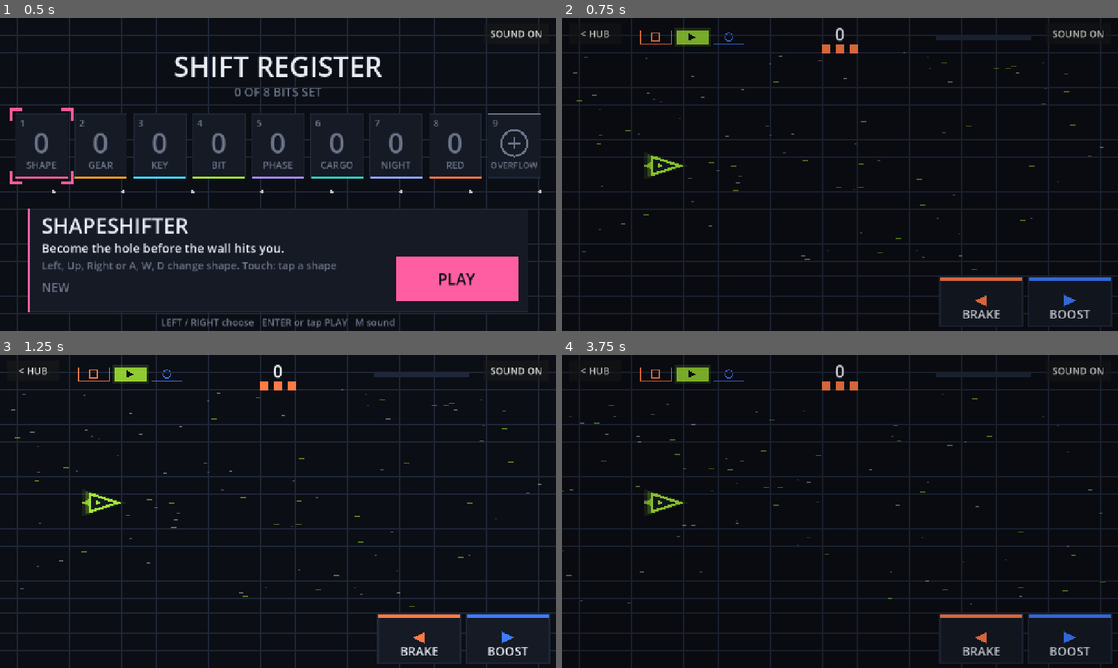
Above: before the commit, frames 1-4 (two rows, left to right).
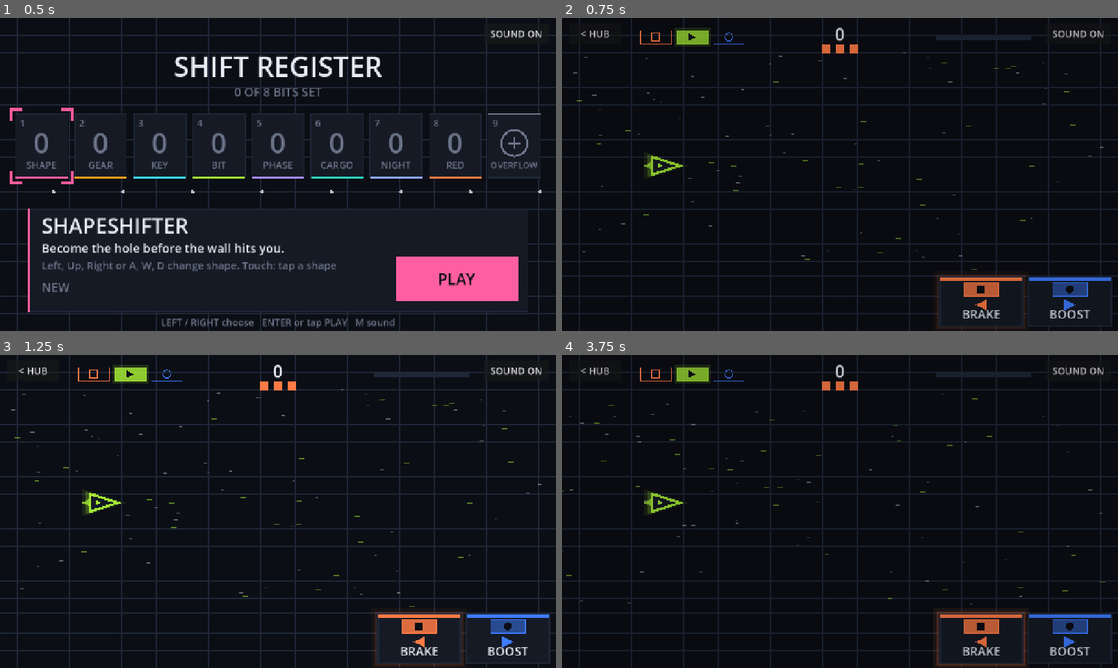
Above: after the commit, the same moments.

Repository: iladin/game-off-2026
Game: Godot game, scene res://main.tscn
Two runs of this game, one before a commit and one after it. Both use one fixed random seed, a clock stepped at 60 frames per second and the inputs below.
Inputs (mouse positions are in pixels of both pictures, inside the frame that each line leads up to):
- Up to frame 1 (0.5 s): no input
- Up to frame 2 (0.75 s): tap Enter (ui_accept) at 0.5 s; move the mouse to (962, 158) at 0.52 s; hold Right (ui_right) from 0.53 s (still down); tap Space at 0.6 s; click (962, 158) at 0.67 s
- Up to frame 3 (1.25 s): keep holding Right (ui_right); tap Enter (ui_accept) at 0.77 s
- Up to frame 4 (3.75 s): release Right (ui_right) at 1.25 s; click "< HUB" at 1.25 s; click "SOUND ON" at 2 s; click "SOUND OFF" at 2.75 s; tap Enter (ui_accept) at 3.5 s; drag from (728, 527) to (812, 574) at 3.52 s

Frame 1 is identical in both runs. In frame 2, 1.0% of the frame differs, in the area x 67-95%, y 82-100%; in frame 3, 1.0%; in frame 4, 1.0%.

Commit message:
Red Shift: pads teach BRAKE = ember, BOOST = blue in the first seconds (T-0070)
New pure Rules.teach_pad(r, band, tgt_band): while the ship is lime it cues
BRAKE from r 0 until the first ember enemy (RED_AT, 10 s) and BOOST in the
5 s before BLUE_AT; otherwise it keeps the old target-based hint; off once
hints end (r >= 30). The cued pad gets the existing 3 Hz pulse and glow.
Each pad now carries an 80x32 hue chip filled with the colour you would
become, with that band's shape (square ember, circle blue); dim when dead.
Selftest: three teach_pad assertions. Visual/teaching only; no rule, key or
touch changes.

accept (QA verify R0020, PASS):
- matching pad glows before the first non-lime enemy: PASS (start.png and
  play-300.png BRAKE halo; idle-1058/1064 BOOST halo before blue)
- hue chips >= 28 px tall: PASS (32 px, Rect2(cx-40, 608, 80, 32))
- start/play-300 shots show the cue: PASS
- check.sh redshift: PASS (Producer and QA re-ran)

Studio run R0020.

Co-Authored-By: Claude Opus 5.5 <noreply@anthropic.com>
Claude-Session: https://claude.ai/code/session_016YmgZiZS8eR9bfVbBEMtQy

Diff:
--- a/games/redshift/redshift_draw.gd
+++ b/games/redshift/redshift_draw.gd
@@ -137,9 +137,7 @@
 	var s: R.Run = g.run
 	ci.draw_line(Vector2(0, 594), Vector2(1280, 594), TRACE, 2.0)
 	var tgt := Bot.target(s)
-	var hint := 0
-	if tgt != null and R.hints_on(g.r):
-		hint = signi(tgt.band - s.band)
+	var hint := R.teach_pad(g.r, s.band, tgt.band if tgt != null else -1)
 	for i in 2:
 		var rc: Rect2 = R.BRAKE_RECT if i == 0 else R.BOOST_RECT
 		var nb := s.band - 1 if i == 0 else s.band + 1
@@ -157,7 +155,12 @@
 		ci.draw_rect(Rect2(rc.position, Vector2(rc.size.x, 6)), col)
 		var cx := rc.get_center().x
 		var d := -1.0 if i == 0 else 1.0
-		ci.draw_colored_polygon(PackedVector2Array([Vector2(cx + d * 14, 650), Vector2(cx - d * 14, 636), Vector2(cx - d * 14, 664)]), col)
+		var chip := Rect2(cx - 40, 608, 80, 32)  # hue chip: the colour and shape you become
+		ci.draw_rect(chip, a(col, 0.85 if want else 0.5))
+		ci.draw_rect(chip, col, false, 2.0)
+		if not dead:
+			emblem(ci, nb, chip.get_center(), 9.0, BG, 2.0, true)
+		ci.draw_colored_polygon(PackedVector2Array([Vector2(cx + d * 14, 660), Vector2(cx - d * 14, 647), Vector2(cx - d * 14, 673)]), col)
 		text(ci, "BRAKE" if i == 0 else "BOOST", Vector2(rc.position.x, 692), 28, INK, rc.size.x, HORIZONTAL_ALIGNMENT_CENTER)
 
 
--- a/games/redshift/rules.gd
+++ b/games/redshift/rules.gd
@@ -73,6 +73,8 @@
 const ROUND_TIME := 50.0
 const GRACE_END := 10.0
 const HINTS_END := 30.0
+const TEACH_LEAD := 10.0  # BRAKE pulses from the start until the first ember enemy (RED_AT)
+const TEACH_LEAD_BLUE := 5.0  # BOOST pulses this long before the first blue enemy
 const DIFFICULTY_OFFSET := 30.0
 const KILL_PTS := 10
 const STREAK_PTS := 2
@@ -169,6 +171,21 @@
 
 static func hints_on(r: float) -> bool:
 	return r < HINTS_END
+
+
+## Which pad to cue (-1 BRAKE, 1 BOOST, 0 none). Teaching only, no rule change: with hints on, the
+## pad toward the nearest enemy's band (tgt_band, -1 if none); else, from TEACH_LEAD s before the
+## first ember (RED_AT) / blue (BLUE_AT) enemy, the pad that makes the ship that colour.
+static func teach_pad(r: float, band: int, tgt_band: int) -> int:
+	if not hints_on(r):
+		return 0
+	if tgt_band >= 0 and tgt_band != band:
+		return signi(tgt_band - band)
+	if band == 1 and r >= RED_AT - TEACH_LEAD and r < RED_AT:
+		return -1
+	if band == 1 and r >= BLUE_AT - TEACH_LEAD_BLUE and r < BLUE_AT:
+		return 1
+	return 0
 
 
 static func is_grace(r: float) -> bool:
--- a/games/redshift/selftest.gd
+++ b/games/redshift/selftest.gd
@@ -39,6 +39,9 @@
 	_t(R.phase_name(5) == "" and R.phase_name(15) == "RED" and R.phase_name(25) == "BLUE" and R.phase_name(35) == "HEAVY", "phase_name")
 	_t(R.is_grace(9.9) and not R.is_grace(10.0), "grace")
 	_t(R.hints_on(29.9) and not R.hints_on(30.0), "hints")
+	_t(R.teach_pad(0.0, 1, -1) == -1 and R.teach_pad(2.0, 1, -1) == -1 and R.teach_pad(5.5, 1, -1) == -1 and R.teach_pad(9.9, 1, 1) == -1, "teach: BRAKE cued before first ember enemy")
+	_t(R.teach_pad(10.5, 1, -1) == 0 and R.teach_pad(14.9, 1, -1) == 0 and R.teach_pad(16.0, 1, -1) == 1 and R.teach_pad(12.0, 1, 2) == 1 and R.teach_pad(12.0, 1, 0) == -1 and R.teach_pad(12.0, 1, 1) == 0, "teach: BOOST before blue, target-based after")
+	_t(R.teach_pad(35.0, 1, 2) == 0, "teach: off with hints")
 	# (a) shift
 	var s := R.Run.new()
 	_t(R.shift(s, -1) == R.EV_SHIFT and s.band == 0 and R.shift(s, -1) == 0, "shift down and end stop")
